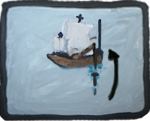
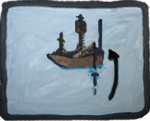
Layered file, before and after one edit (150x121). Changes by layer:
added layer "Layer 17" above "Layer 14" over [46, 14, 117, 71]
painted on "Layer 14" over [49, 17, 101, 54]
